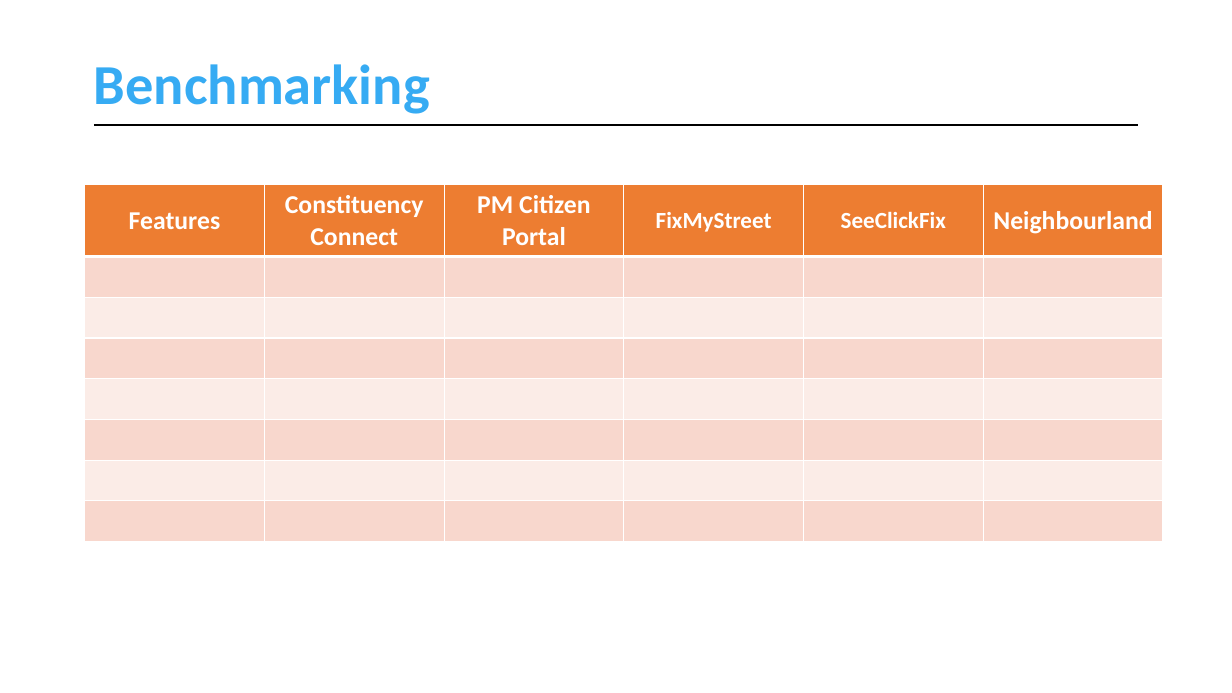
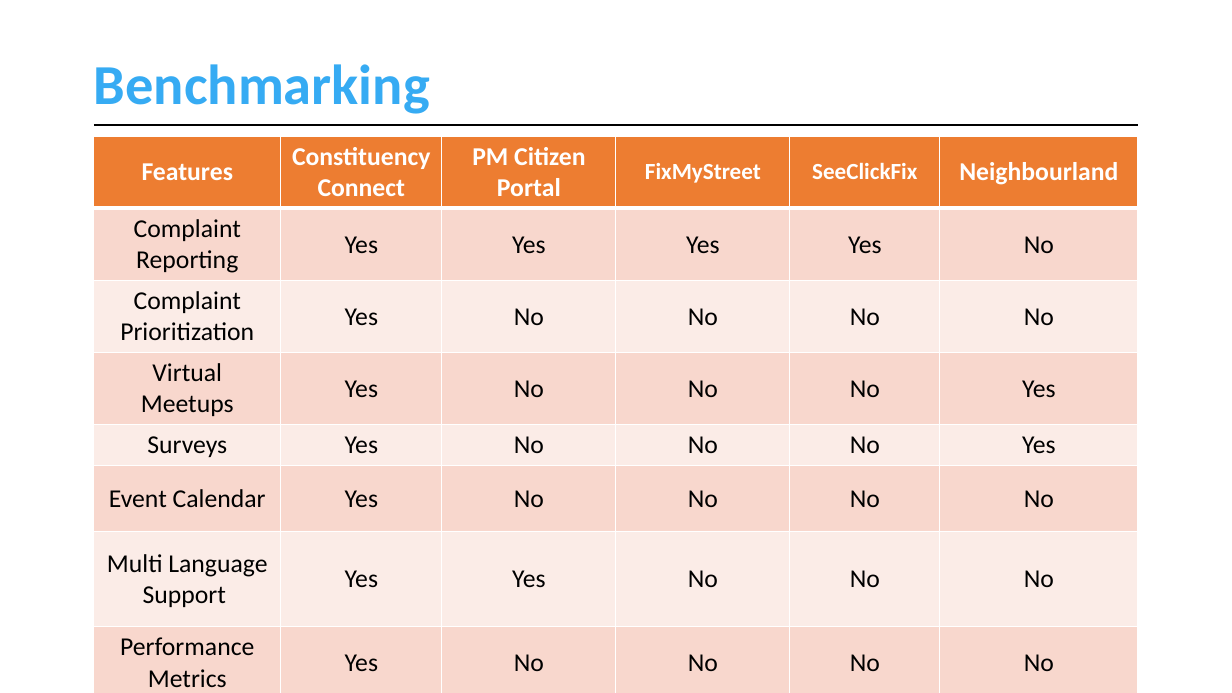
Before and after one commit to muhammadahsanmirza/fyp-constituency-connect, a slide deck: slide 17 of 4- Idea Evaluation/Idea Evaluation Slides (Filled).pptx. Drawn at 1232x693 pixels with LibreOffice and Linux fonts; fonts in the diff are those of the drawing. Boxes give left, top, right and bottom in pixels: in the first picture for what was removed or moved away, otherwise in the second. Text is boxed around its words. In the diff, an @@ line names an element or a change of style, - is before the commit and + after.

Commit message:
Add Benchmarking table and Tools & Technologies

```diff
--- a/4- Idea Evaluation/Idea Evaluation Slides (Filled).pptx
+++ b/4- Idea Evaluation/Idea Evaluation Slides (Filled).pptx
@@ table at (94, 136, 1138, 693) @@
-row 2:  |  |  |  |  | 
+row 2: Complaint Reporting | Yes | Yes | Yes | Yes | No
-row 3:  |  |  |  |  | 
+row 3: Complaint Prioritization | Yes | No | No | No | No
-row 4:  |  |  |  |  | 
+row 4: Virtual Meetups | Yes | No | No | No | Yes
-row 5:  |  |  |  |  | 
+row 5: Surveys | Yes | No | No | No | Yes
-row 6:  |  |  |  |  | 
+row 6: Event Calendar | Yes | No | No | No | No
-row 7:  |  |  |  |  | 
+row 7: Multi Language Support | Yes | Yes | No | No | No
-row 8:  |  |  |  |  | 
+row 8: Performance Metrics | Yes | No | No | No | No
@@ table: place and size @@
-table at (85, 185, 1166, 536)
+table at (94, 136, 1138, 693)
```
Also in this commit, not shown: 3 slides added.
